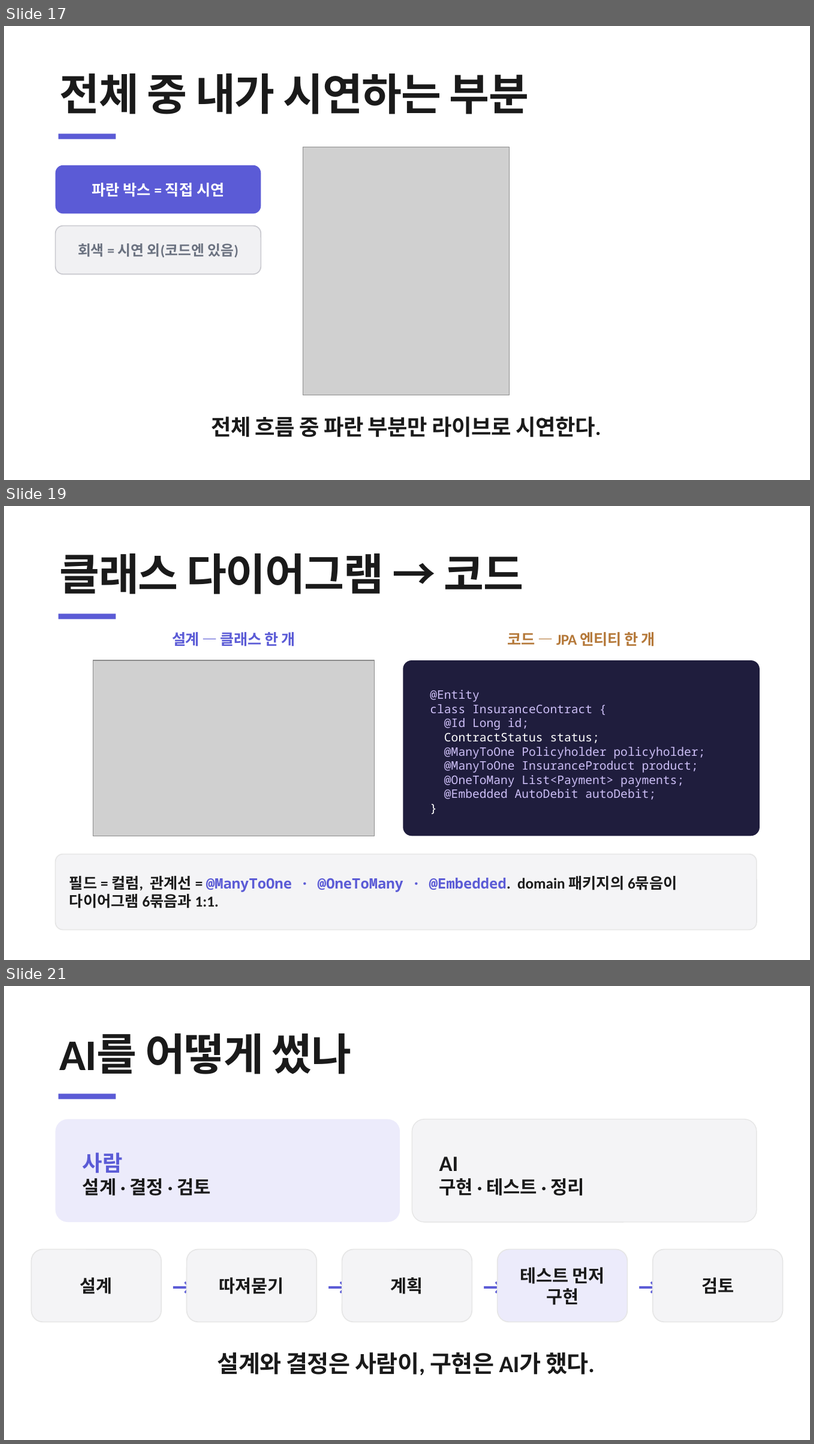
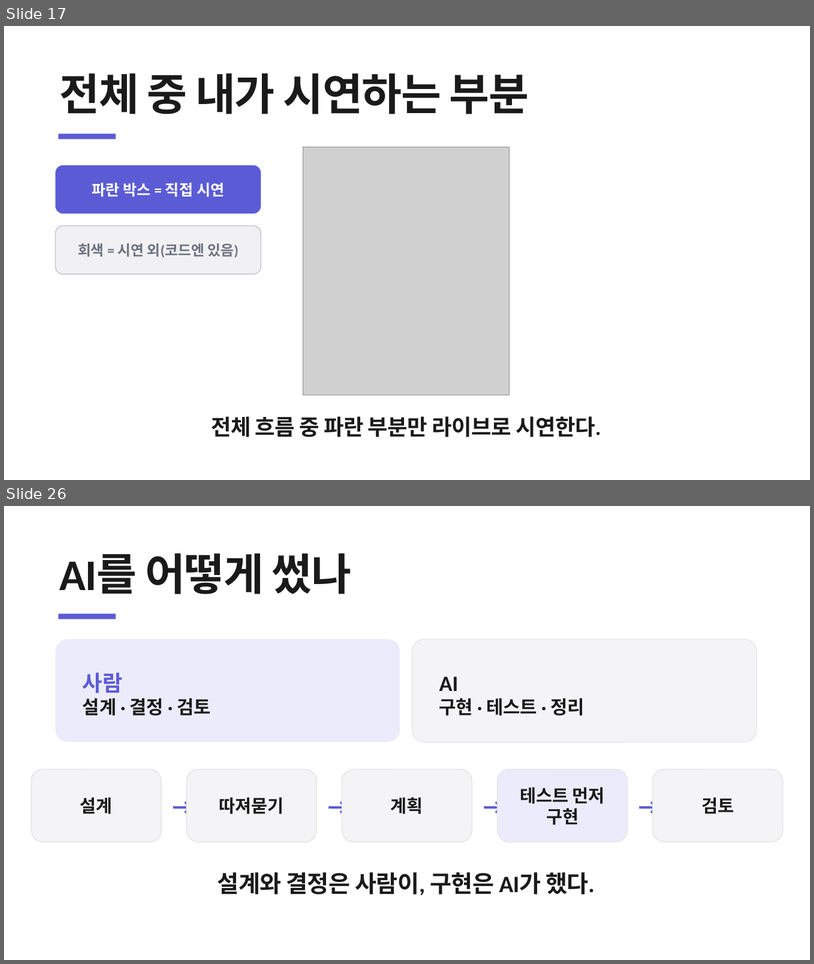
Before and after one commit to heyoonyoon/distributed-programming, a slide deck: docs/presentation/보험발표-figma.pptx. Shown one above the other, each under a label of ours: slides 17, 19 and 21 before the commit, slides 17 and 26 after it; the slides between them are not shown. The pictures are 814x1444 and 814x964 pixels, drawn with LibreOffice and Linux fonts; fonts in the diff are those of the drawing; grey boxes stand for pictures. Boxes give left, top, right and bottom in pixels: in the first picture for what was removed or moved away, otherwise in the second. Text is boxed around its words. In the diff, an @@ line names an element or a change of style, - is before the commit and + after.

```diff
--- a/docs/presentation/보험발표-figma.pptx
+++ b/docs/presentation/보험발표-figma.pptx
@@ slide 19 removed at (4, 506, 810, 960), background #FFFFFF @@
@@ text removed at (60, 553, 524, 594) @@
-클래스 다이어그램 → 코드
@@ rectangle removed at (59, 613, 116, 619) @@
@@ text removed at (172, 632, 295, 646) @@
-설계 — 클래스 한 개
@@ text removed at (508, 632, 655, 646) @@
-코드 — JPA 엔티티 한 개
@@ picture removed at (93, 660, 375, 835) @@
@@ rounded rectangle removed at (403, 660, 760, 835) @@
@@ text removed at (430, 690, 705, 799) @@
-@Entity
-class InsuranceContract {
-@Id Long id;
-ContractStatus status;
-@ManyToOne Policyholder policyholder;
-@ManyToOne InsuranceProduct product;
-@OneToMany List<Payment> payments;
-@Embedded AutoDebit autoDebit;
-}
@@ rounded rectangle removed at (56, 854, 757, 930) @@
-필드 = 컬럼, 관계선 = @ManyToOne · @OneToMany · @Embedded. domain 패키지의 6묶음이 다이어그램 6묶음과 1:1.
@@ what was slide 21 is now slide 26 @@
```
Also in this commit, not shown: 1 slide changed, 7 slides added, 1 other slide removed, 3 other files.
